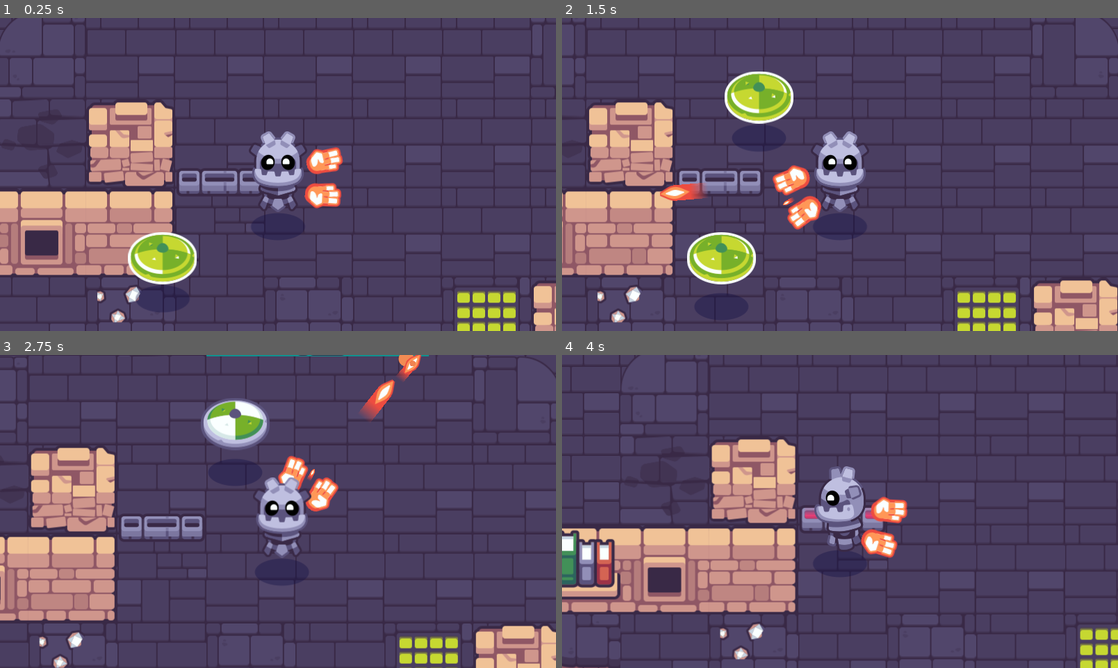
Above: before the commit, frames 1-4 (two rows, left to right).
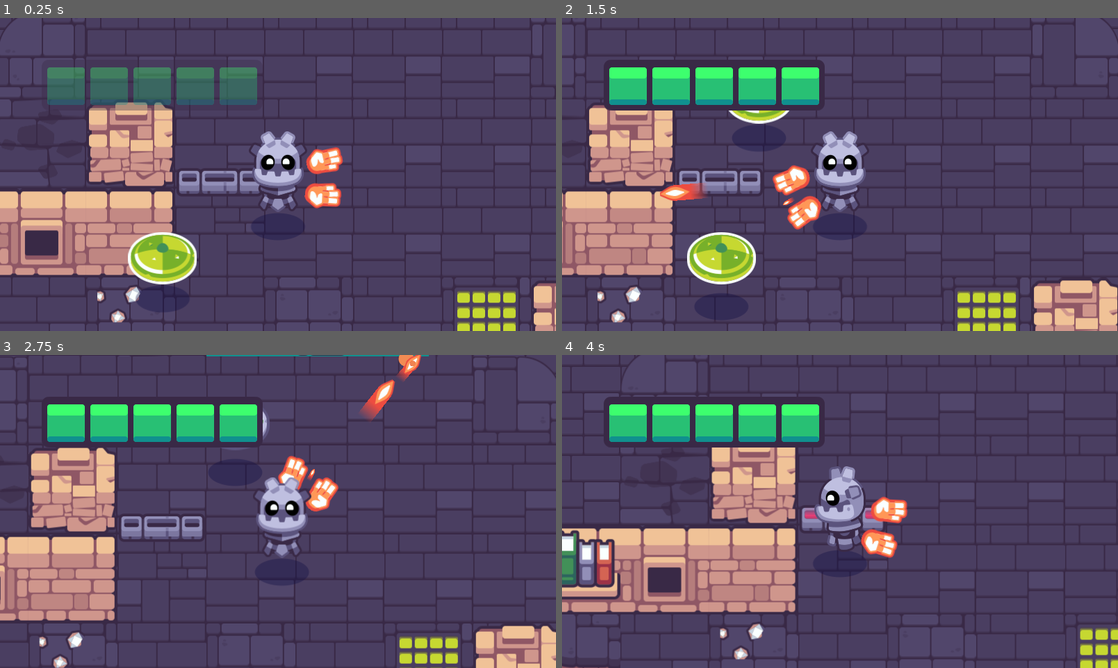
Above: after the commit, the same moments.

Repository: DavidNobela/2dgamedev-course
Game: Godot game, scene res://start.tscn
Two runs of this game, one before a commit and one after it. Both use one fixed random seed, a clock stepped at 60 frames per second and the inputs below. This scene is started directly instead of the project's main scene. Sound files missing from this copy of the repository are replaced by a short silence.
Inputs (mouse positions are in pixels of both pictures, inside the frame that each line leads up to):
- Up to frame 1 (0.25 s): no input
- Up to frame 2 (1.5 s): tap Enter at 0.5 s; move the mouse to (962, 158) at 0.52 s; hold D (move_right) 0.53-1.25 s; hold Mouse wheel down (cycle_weapon_down) 0.53-1.25 s; click (962, 158) at 0.67 s; drag from (728, 190) to (739, 296) at 1.27 s
- Up to frame 3 (2.75 s): move the mouse to (333, 442) at 2.02 s; press the mouse at (333, 442) at 2.03 s; hold D (move_right) from 2.03 s (still down)
- Up to frame 4 (4 s): release D (move_right) at 2.75 s; release the mouse at (895, 442) at 2.75 s; drag from (812, 574) to (890, 467) at 2.77 s; move the mouse to (1006, 558) at 3.52 s; hold A (move_left) from 3.53 s (still down); hold Mouse wheel up (cycle_weapon_up) from 3.53 s (still down)

The runs differ from the first frame. In frame 1, 4.3% of the frame differs, in the area x 8-47%, y 15-30%; in frame 2, 6.2%, in the area x 7-48%, y 13-30%; in frame 3, 5.6%; in frame 4, 6.1%.

Commit message:
Add a sky and a healthbar

Diff:
--- a/02.getting-to-know-godot/completed_project.tscn
+++ b/02.getting-to-know-godot/completed_project.tscn
@@ -10,7 +10,7 @@
 [ext_resource type="PackedScene" uid="uid://dw1qted83s8gw" path="res://pickups/weapon_pickup.tscn" id="6_w1fjs"]
 [ext_resource type="PackedScene" uid="uid://cq0mmphkbrvmm" path="res://levels/rooms/room_c.tscn" id="7_g7cph"]
 [ext_resource type="PackedScene" path="res://pickups/health_pickup.tscn" id="7_uk5d2"]
-[ext_resource type="PackedScene" uid="uid://wdey00p3syru" path="res://levels/background/background_blue_sky.tscn" id="11_7e8yr"]
+[ext_resource type="PackedScene" uid="uid://wdey00p3syru" path="res://levels/background_blue_sky.tscn" id="11_7e8yr"]
 
 [sub_resource type="TileSetAtlasSource" id="TileSetAtlasSource_po4yl"]
 texture = ExtResource("2_lrrw3")
--- a/02.getting-to-know-godot/levels/background/background_blue_sky.tscn
+++ b/02.getting-to-know-godot/levels/background_blue_sky.tscn
@@ -11,12 +11,12 @@
 [ext_resource type="Texture2D" uid="uid://ck4a00lm1krmo" path="res://levels/background/far_island_2.png" id="9"]
 
 [sub_resource type="ShaderMaterial" id="32"]
-render_priority = 0
 shader = ExtResource("1_e0ril")
+shader_parameter/color = null
 
 [sub_resource type="ShaderMaterial" id="31"]
-render_priority = 0
 shader = ExtResource("1_e0ril")
+shader_parameter/color = null
 
 [sub_resource type="Curve" id="34"]
 _data = [Vector2(0, 0.0298014), 0.0, 4.09699, 0, 0, Vector2(0.522584, 1), 0.0, 0.0, 0, 0, Vector2(1, 0.00331128), -4.54184, 0.0, 0, 0]
--- a/02.getting-to-know-godot/start.tscn
+++ b/02.getting-to-know-godot/start.tscn
@@ -7,6 +7,8 @@
 [ext_resource type="PackedScene" uid="uid://cu2rb5dl4ljte" path="res://levels/rooms/room_a.tscn" id="5_7ee3k"]
 [ext_resource type="PackedScene" uid="uid://dgayuh42w4v6u" path="res://levels/rooms/room_b.tscn" id="6_wg63b"]
 [ext_resource type="PackedScene" uid="uid://cq0mmphkbrvmm" path="res://levels/rooms/room_c.tscn" id="7_wg2nt"]
+[ext_resource type="PackedScene" uid="uid://wdey00p3syru" path="res://levels/background_blue_sky.tscn" id="8_61tdh"]
+[ext_resource type="PackedScene" uid="uid://cce7r30dfjm4r" path="res://interface/bars/ui_health_bar.tscn" id="9_aqlf7"]
 
 [node name="Start" type="Node2D"]
 script = ExtResource("2")
@@ -34,3 +36,13 @@
 
 [node name="RoomC" parent="." instance=ExtResource("7_wg2nt")]
 position = Vector2(-640, -256)
+
+[node name="BackgroundBlueSky" parent="." instance=ExtResource("8_61tdh")]
+
+[node name="CanvasLayer" type="CanvasLayer" parent="."]
+
+[node name="UIHealthBar" parent="CanvasLayer" instance=ExtResource("9_aqlf7")]
+offset_left = 60.0
+offset_top = 60.0
+offset_right = 378.0
+offset_bottom = 132.725
--- a/02.getting-to-know-godot/tours/102_assemble_your_first_game/04_connect_healthbar_to_player/start.tscn
+++ b/02.getting-to-know-godot/tours/102_assemble_your_first_game/04_connect_healthbar_to_player/start.tscn
@@ -4,10 +4,10 @@
 [ext_resource type="TileSet" uid="uid://crkgfdw1y80hc" path="res://levels/rooms/tileset_bridges.tres" id="2_uwinj"]
 [ext_resource type="TileSet" uid="uid://cqb2wtrubw0n6" path="res://levels/rooms/tileset_invisible_walls.tres" id="3_yvgb3"]
 [ext_resource type="PackedScene" uid="uid://dds7yrrx56gcy" path="res://player/player.tscn" id="4_kfn8e"]
-[ext_resource type="PackedScene" uid="uid://dq3p4x4do28l6" path="res://levels/rooms/room_a.tscn" id="5_s7lkx"]
+[ext_resource type="PackedScene" uid="uid://cu2rb5dl4ljte" path="res://levels/rooms/room_a.tscn" id="5_s7lkx"]
 [ext_resource type="PackedScene" uid="uid://dgayuh42w4v6u" path="res://levels/rooms/room_b.tscn" id="6_xjlll"]
 [ext_resource type="PackedScene" uid="uid://cq0mmphkbrvmm" path="res://levels/rooms/room_c.tscn" id="7_27hy6"]
-[ext_resource type="PackedScene" uid="uid://wdey00p3syru" path="res://levels/background/background_blue_sky.tscn" id="8_my4yf"]
+[ext_resource type="PackedScene" uid="uid://wdey00p3syru" path="res://levels/background_blue_sky.tscn" id="8_my4yf"]
 [ext_resource type="PackedScene" uid="uid://cce7r30dfjm4r" path="res://interface/bars/ui_health_bar.tscn" id="9_n4gnh"]
 
 [node name="Start" type="Node2D"]
--- a/02.getting-to-know-godot/tours/102_assemble_your_first_game/05_add_chest_that_spawns_pickups/start.tscn
+++ b/02.getting-to-know-godot/tours/102_assemble_your_first_game/05_add_chest_that_spawns_pickups/start.tscn
@@ -4,10 +4,10 @@
 [ext_resource type="TileSet" uid="uid://crkgfdw1y80hc" path="res://levels/rooms/tileset_bridges.tres" id="2_xlg80"]
 [ext_resource type="TileSet" uid="uid://cqb2wtrubw0n6" path="res://levels/rooms/tileset_invisible_walls.tres" id="3_0hggd"]
 [ext_resource type="PackedScene" uid="uid://dds7yrrx56gcy" path="res://player/player.tscn" id="4_0li5k"]
-[ext_resource type="PackedScene" uid="uid://dq3p4x4do28l6" path="res://levels/rooms/room_a.tscn" id="5_umdqa"]
+[ext_resource type="PackedScene" uid="uid://cu2rb5dl4ljte" path="res://levels/rooms/room_a.tscn" id="5_umdqa"]
 [ext_resource type="PackedScene" uid="uid://dgayuh42w4v6u" path="res://levels/rooms/room_b.tscn" id="6_kxvpa"]
 [ext_resource type="PackedScene" uid="uid://cq0mmphkbrvmm" path="res://levels/rooms/room_c.tscn" id="7_6kk7u"]
-[ext_resource type="PackedScene" uid="uid://wdey00p3syru" path="res://levels/background/background_blue_sky.tscn" id="8_sgwbi"]
+[ext_resource type="PackedScene" uid="uid://wdey00p3syru" path="res://levels/background_blue_sky.tscn" id="8_sgwbi"]
 [ext_resource type="PackedScene" uid="uid://cce7r30dfjm4r" path="res://interface/bars/ui_health_bar.tscn" id="9_dae58"]
 
 [node name="Start" type="Node2D"]
Not shown: 1 places in 02.getting-to-know-godot/levels/background_blue_sky.tscn that only renumber resources
Not shown: 1 places in 02.getting-to-know-godot/start.tscn that only renumber resources
Not shown, changed: 02.getting-to-know-godot/godot_tours.log
Not shown, added: 02.getting-to-know-godot/godot_tours.log-jaOwJu
